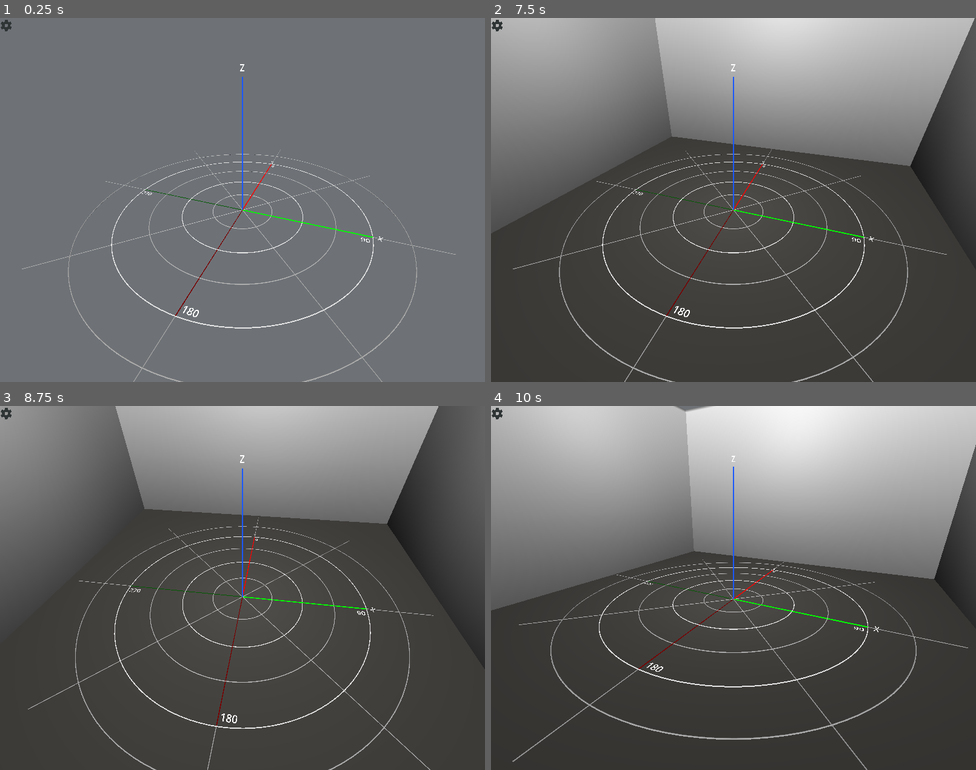
Above: before the commit, frames 1-4 (two rows, left to right).
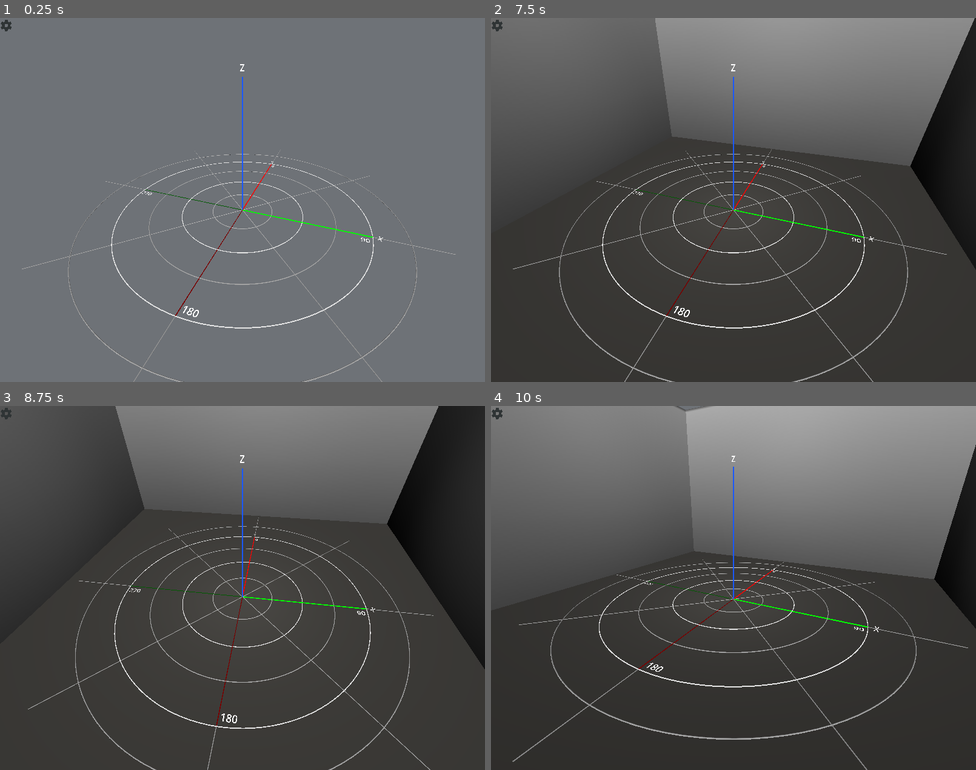
Above: after the commit, the same moments.

Repository: GRIS-UdeM/SpeakerView
Game: Godot game, scene res://scenes/speakerview.tscn
The game is run twice, just before and just after one commit, with the same random seed, the same clock (stepped at 60 frames per second) and the same inputs.
Inputs (mouse positions are in pixels of both pictures, inside the frame that each line leads up to):
- Up to frame 1 (0.25 s): no input
- Up to frame 2 (7.5 s): click (495, 25) at 0.5 s; tap Enter at 1.25, 2.75, 4.25 s; move the mouse to (840, 181) at 1.27 s; tap R at 1.35, 7.35 s; click (840, 181) at 1.42 s; tap Space at 2, 3.5, 5 s; drag from (636, 218) to (709, 272) at 2.02 s; move the mouse to (782, 119) at 2.77 s; tap T at 2.85 s; drag from (709, 272) to (588, 145) at 3.52 s; move the mouse to (879, 254) at 4.27 s; hold A 4.28-5 s; tap O at 4.35 s; drag from (588, 145) to (660, 109) at 5.02 s; move the mouse to (757, 200) at 5.77 s; hold S 5.78-6.5 s; tap V at 5.85 s; click (757, 200) at 5.92 s; drag from (660, 109) to (636, 218) at 6.52 s; move the mouse to (840, 181) at 7.27 s
- Up to frame 3 (8.75 s): drag from (145, 606) to (218, 660) at 8.02 s
- Up to frame 4 (10 s): move the mouse to (782, 507) at 8.77 s; hold S 8.78-9.5 s; tap T at 8.85 s; drag from (709, 660) to (588, 533) at 9.52 s

The runs differ from the first frame. In frame 1, less than 0.1% of the frame differs, in the area x 14-86%, y 45-100%; in frame 2, 40%; in frame 3, 37%; in frame 4, 45%, in the area x 0-100%, y 0-92%.

Commit message:
Adjusted light energy, wall color and speaker shades for better room view (GRIS-UdeM/SpatGRIS#419)

Diff:
--- a/scenes/speakerview.tscn
+++ b/scenes/speakerview.tscn
@@ -24,6 +24,7 @@
 gradient = SubResource("Gradient_0lvoh")
 
 [sub_resource type="StandardMaterial3D" id="StandardMaterial3D_ov205"]
+albedo_color = Color(0.780392, 0.780392, 0.780392, 1)
 albedo_texture = SubResource("GradientTexture2D_aimmb")
 
 [sub_resource type="PlaneMesh" id="PlaneMesh_g3gkn"]
@@ -289,22 +290,22 @@
 
 [node name="light_back" type="OmniLight3D" parent="room"]
 transform = Transform3D(1, 0, 0, 0, 1, 0, 0, 0, 1, 2.08165e-12, 15, 10)
-light_energy = 2.0
+light_energy = 0.5
 omni_range = 30.0
 
 [node name="light_front" type="OmniLight3D" parent="room"]
 transform = Transform3D(1, 0, 0, 0, 1, 0, 0, 0, 1, 2.08165e-12, 15, -10)
-light_energy = 2.0
+light_energy = 0.5
 omni_range = 30.0
 
 [node name="light_left" type="OmniLight3D" parent="room"]
 transform = Transform3D(1, 0, 0, 0, 1, 0, 0, 0, 1, -10, 15, 2.08165e-12)
-light_energy = 2.0
+light_energy = 0.5
 omni_range = 30.0
 
 [node name="light_right" type="OmniLight3D" parent="room"]
 transform = Transform3D(1, 0, 0, 0, 1, 0, 0, 0, 1, 10, 15, 2.08165e-12)
-light_energy = 2.0
+light_energy = 0.5
 omni_range = 30.0
 
 [node name="light_middle" type="OmniLight3D" parent="room"]
--- a/scripts/Speakers.gd
+++ b/scripts/Speakers.gd
@@ -106,7 +106,7 @@
 	spk_cube_mat_direct_out_only = StandardMaterial3D.new()
 	spk_num_mat = StandardMaterial3D.new()
 
-	spk_cube_mat.shading_mode = BaseMaterial3D.SHADING_MODE_UNSHADED
+#	spk_cube_mat.shading_mode = BaseMaterial3D.SHADING_MODE_UNSHADED
 	spk_cube_mat_selected.shading_mode = BaseMaterial3D.SHADING_MODE_UNSHADED
 	spk_cube_mat_direct_out_only.shading_mode = BaseMaterial3D.SHADING_MODE_UNSHADED
 	spk_num_mat.shading_mode = BaseMaterial3D.SHADING_MODE_UNSHADED
